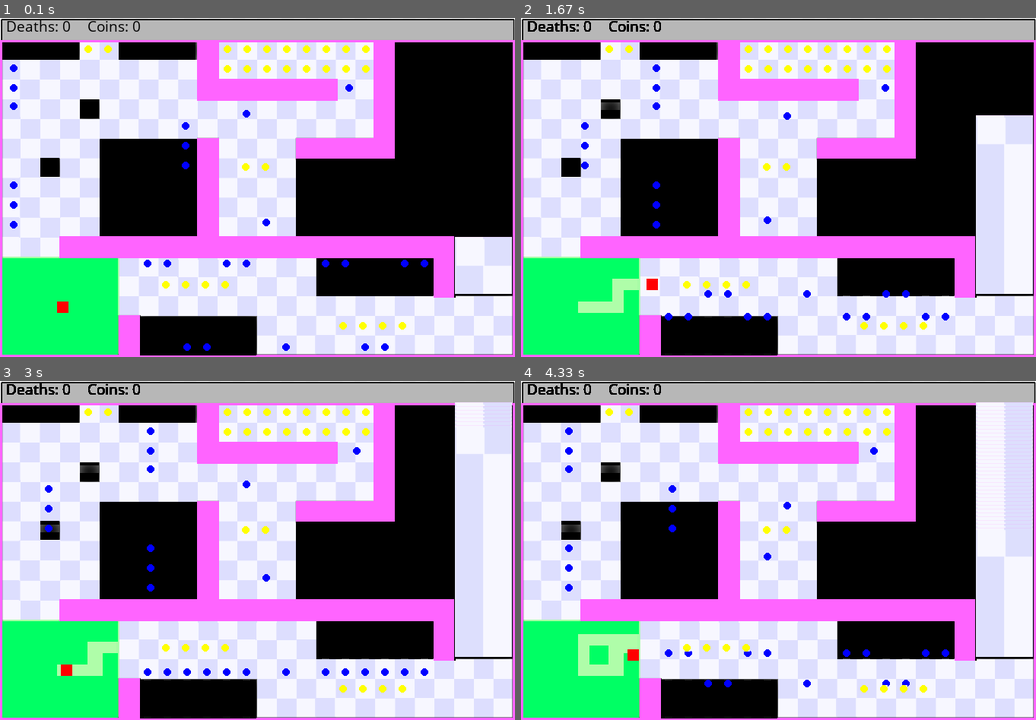
Above: before the commit, frames 1-4 (two rows, left to right).
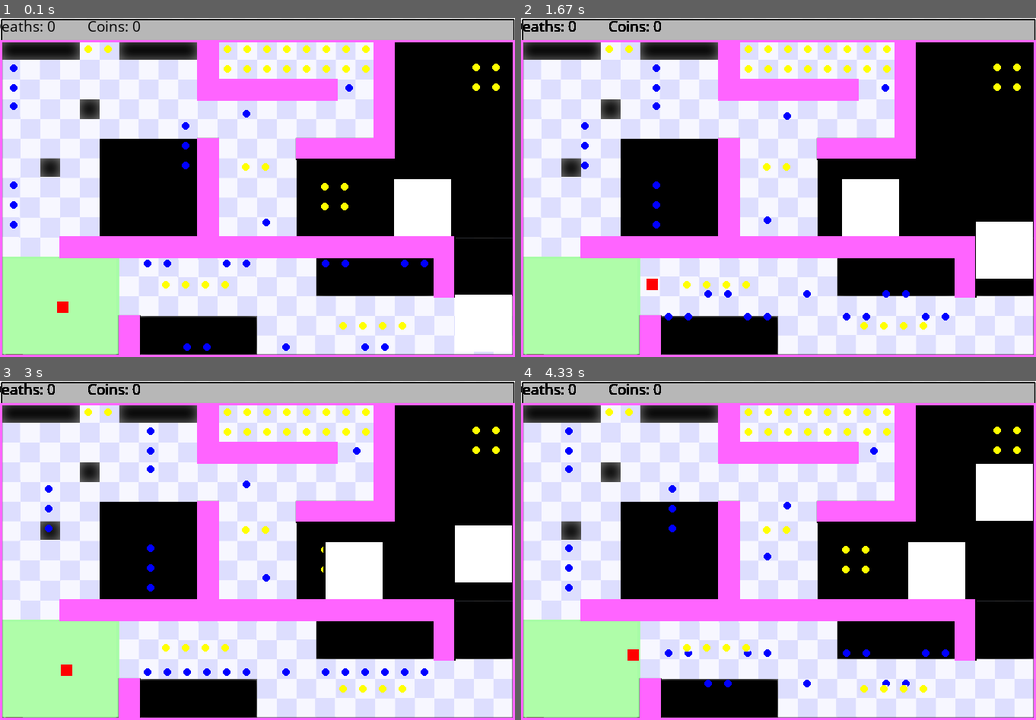
Above: after the commit, the same moments.

Repository: amangla20/CS550
Game: pygame game, started from WorldsHardestGame/worldshardest.py
Same seed, same stepped clock (60 frames per second), same inputs: the game is played once before the commit and once after it.
Inputs (mouse positions are in pixels of both pictures, inside the frame that each line leads up to):
- Up to frame 1 (0.1 s): no input
- Up to frame 2 (1.67 s): hold Right 0.33-0.8 s; move the mouse to (757, 201) at 0.37 s; hold Up 0.83-1.13 s; hold Right 1.17-1.63 s
- Up to frame 3 (3 s): hold Left 1.67-2.2 s; hold Down 2.23-2.53 s; hold Left 2.57-2.97 s
- Up to frame 4 (4.33 s): hold Up 3-3.37 s; hold Right 3.4-4.03 s; hold Down from 4.07 s (still down)

The runs differ from the first frame. In frame 1, 13% of the frame differs, in the area x 0-100%, y 0-100%; in frame 2, 14%; in frame 3, 17%; in frame 4, 16%.

Commit message:
sonalis code?

Diff:
--- a/WorldsHardestGame/balls.csv
+++ b/WorldsHardestGame/balls.csv
@@ -51,4 +51,13 @@
 477,405,0,0,0,3,255,255,0
 503,405,0,0,0,3,255,255,0
 529,405,0,0,0,3,255,255,0
-598,288,32,290,-5,4,255,255,255
+626,65,0,0,0,3,255,255,0
+652,65,0,0,0,3,255,255,0
+626,91,0,0,0,3,255,255,0
+652,91,0,0,0,3,255,255,0
+427,222,0,0,0,3,255,255,0
+453,222,0,0,0,3,255,255,0
+427,248,0,0,0,3,255,255,0
+453,248,0,0,0,3,255,255,0
+598,367,32,368,-3,4,255,255,255
+521,212,525,388,-3,5,255,255,255
--- a/WorldsHardestGame/barriers.csv
+++ b/WorldsHardestGame/barriers.csv
@@ -1,4 +1,3 @@
-Posx,Posy,Dimw,Dimh,Kind
 0,29,3,446,1
 0,29,677,3,1
 674,29,3,446,1
--- a/WorldsHardestGame/barriers.py
+++ b/WorldsHardestGame/barriers.py
@@ -1,16 +1,13 @@
-import pygame, sys
+import pygame
 import csv
 from init_barrier import Create
-from player2 import Player
-class Barriers(pygame.sprite.Sprite):
+class Barriers():
 
-
-#Kind 1 is a purple wall - if player comes into contact, it cannot move up/left/down/right into wall
-#Kind 2 is black space - if player comes into contact, it dies, coins return to screen, and it must go back to starting location, increment death variable
-# Kind 3 is green space - if player comes into contact with this, check if they've collected all the coins, if so they win, if not do nothing
+# def makeGreenSpace():
+# 	gs = Wall(3, 316, 152, 127, surface, 3)
+# 	gs.display()
 
 	def __init__(self, surface):
-		#self.surface = surface
 		super().__init__()
 		self.surface = surface
 		self.barriers = []
@@ -21,26 +18,21 @@
 
 
 
-	def display(self,):
-		for location in self.barriers:
-			if location.getKind() == "1": #purple walls
-				pygame.draw.rect(self.surface, (255, 100, 255), (int(location.getPosx()), int(location.getPosy()), int(location.getDimw()), int(location.getDimh())))
+	def display(self, choice):
+		if choice == False:
+			for location in self.barriers:
+				if location.getKind() == 1: #purple walls
+					pygame.draw.rect(self.surface, (255, 100, 255), (location.getPosx(), location.getPosy(), location.getDimw(), location.getDimh()))
 
-			elif location.getKind() == "2": #black space
-				pygame.draw.rect(self.surface, (0,0,0), (int(location.getPosx()), int(location.getPosy()), int(location.getDimw()), int(location.getDimh())))
+		else:
+			for location in self.barriers:
+				if location.getKind() == 2: #black space
+					pygame.draw.rect(self.surface, (0,0,0), (location.getPosx(), location.getPosy(), location.getDimw(), location.getDimh()))
 
-			elif location.getKind() == "3":
-				#green safe space
-				pygame.draw.rect(self.surface, (0, 255, 100), (int(location.getPosx()), int(location.getPosy()), int(location.getDimw()), int(location.getDimh())))
-			#self.display.update()
+				elif location.getKind() == 3:
+					#green safe space
+					pygame.draw.rect(self.surface, (171, 254, 171), (location.getPosx(), location.getPosy(), location.getDimw(), location.getDimh()))
+				#self.display.update()
 
 	def collision(self):
-		for location in self.barriers:
-			if location.getKind() == "1": #purple walls
-				pygame.draw.rect(self.surface, (255, 100, 255), (location.getPosx(), location.getPosy(), location.getDimw(), location.getDimh()))
-			elif location.getKind() == "2": #black space
-				pygame.draw.rect(self.surface, (0,0,0), (int(location.getPosx()), int(location.getPosy()), int(location.getDimw()), int(location.getDimh())))
-
-			elif location.getKind() == "3":
-				#green safe space
-				pygame.draw.rect(self.surface, (0, 255, 100), (int(location.getPosx()), int(location.getPosy()), int(location.getDimw()), int(location.getDimh())))
+		pass
--- a/WorldsHardestGame/init_balls.py
+++ b/WorldsHardestGame/init_balls.py
@@ -1,6 +1,4 @@
-import pygame, sys
-import math
-from player2 import Player
+import pygame
 class CreateBall:
 	def __init__(self, surface, posx, posy, upperlim, lowerlim, speed, kind, rcolor, gcolor, bcolor):
 		self.surface = surface
@@ -14,43 +12,20 @@
 		self.gcolor = int(gcolor)
 		self.bcolor = int(bcolor)
 		if self.kind == 4 or self.kind == 5:
-			self.image = pygame.Surface([75, 75])
-			# transparent = white, all are 255
-			self.image.fill((self.rcolor, self.gcolor, self.bcolor))
-			self.image.set_colorkey((self.rcolor, self.gcolor, self.bcolor))
-
-			self.image = pygame.image.load("movingblock.png").convert_alpha()
-			self.image = pygame.transform.scale(self.image, (75, 75))
-			self.rect = self.image.get_rect()
-			self.pos = self.rect.move(self.posx, self.posy)
-
+			self.image = pygame.draw.rect(self.surface, (self.rcolor, self.gcolor, self.bcolor), [self.posx, self.posy, 75, 75])
 		else:
 			self.image = pygame.draw.circle(self.surface, (self.rcolor, self.gcolor, self.bcolor), [self.posx, self.posy], 5)
 
 
-	# Type 1 - balls oscillate vertically
-	# Type 2 - balls oscillzate horizontallly
-	# Type 3 - coin with speed 0
-
-	# if collide with type 1 and type 2, then death increments and coins return and player goes back to start
-	# if collides with type 3, coins increment
+	# def display(self, posx, posy, rcolor, gcolor, bcolor):
+	# 	for piece in self.balls:
+	# 		if piece.kind == "1":
+	# 			pygame.draw.circle(self.surface, (int(rcolor), int(gcolor), int(bcolor)), [int(piece.posx), int(newposy)], 5)
 	def oscillate_direction(self):
-		if self.kind == 1:
+		if self.kind == 1 or self.kind == 4:
 			self.oscillate_vertical()
 		elif self.kind == 2 or self.kind == 3 or self.kind == 5:
 			self.oscillate_horizontal()
-		elif self.kind == 4:
-			self.oscillate_vertical()
-			# if self.posy >= self.lowerlim:
-			# 	self.speed = -1 * self.speed
-			# if self.posy <= self.upperlim:
-			# 	self.speed = -1 * self.speed
-			# self.rect = self.image.get_rect()
-			# self.pos = self.pos.move(0, self.speed)
-			# return self.pos
-			# self.rect = self.rect.move(self.posx, self.posy + self.speed)
-			# self.surface.blit(self.image, self.rect)
-			# return self.rect
 
 	def oscillate_vertical(self):
 			if self.posy >= self.lowerlim:
--- a/WorldsHardestGame/init_barrier.py
+++ b/WorldsHardestGame/init_barrier.py
@@ -1,29 +1,28 @@
-import pygame, sys
 class Create:
 	def __init__(self, posx, posy, dimw, dimh, kind):
-		self.posx = posx
-		self.posy = posy
-		self.dimw = dimw
-		self.dimh = dimh
-		self.kind = kind
+		self.posx = int(posx)
+		self.posy = int(posy)
+		self.dimw = int(dimw)
+		self.dimh = int(dimh)
+		self.kind = int(kind)
 
 	def getPosx(self):
 		return self.posx
 	def setPosx(self):
-		self.posx = posx
+		self.posx = int(posx)
 	def getPosy(self):
 		return self.posy
 	def setPosy(self):
-		self.posy = posy
+		self.posy = int(posy)
 	def getDimw(self):
 		return self.dimw
 	def setDimw(self):
-		self.dimw = dimw
+		self.dimw = int(dimw)
 	def getDimh(self):
 		return self.dimh
 	def setDimh(self):
-		self.dimh = dimh
+		self.dimh = int(dimh)
 	def getKind(self):
 		return self.kind
 	def setKind(self):
-		self.kind = kind
+		self.kind = int(kind)
--- a/WorldsHardestGame/worldshardest.py
+++ b/WorldsHardestGame/worldshardest.py
@@ -4,30 +4,21 @@
 import csv
 from player2 import Player
 import math
-# ADD THE Q QUIT FEATURE AND TWEAK START AND END SCREEN
+
+gameState = 0
 pygame.display.init()
 pygame.init()
 Clock = pygame.time.Clock()
-#print(pygame.font.get_fonts())
-# instruct_screen()
 surface = pygame.display.set_mode((677,446))
-gameState = 0
+wall = Barriers(surface)
+wall.display(True)
 def loadBackground():
 	surface.blit(background, rect)
-	wall.display()
+	wall.display(True)
 	player = Player(surface, background, 75, 373, (255,0,0),15,15)
-	print(player.color)
-	# surface.blit(background, player.image, player.image)
-	# load_balls()
-	for ball in balls:
-		if ball.kind < 4:
-			surface.blit(background, ball.image, ball.image)
-			ball.oscillate_direction()
-		if ball.kind >= 4:
-			print(ball.posx, " moving block x")
-			print(ball.posy, "moving block y")
-			surface.blit(ball.image, (ball.posx, ball.posy))
-			ball.oscillate_direction()
+	for ball in balls:
+		surface.blit(background, ball.image, ball.image)
+		ball.oscillate_direction()
 def text_display(message, posx, posy, color):
 	text_font = pygame.font.SysFont("comicsansms", 20)
 	text = text_font.render(message, True, color)
@@ -50,7 +41,6 @@
 		btn_rect = btn.get_rect()
 		btn_rect.center = (x + (w/2), (y + (h/2)))
 		surface.blit(btn, btn_rect)
-
 def instruct_screen():
 	surface.fill((255, 255, 255))
 	text_display("HOW TO PLAY", 677/2, 446/2, (0, 0, 0))
@@ -62,21 +52,25 @@
 	button("START!", 677/2, 446 * 2/3, 200, 50, (0, 255, 0), (0, 180, 0))
 
 
-
+# instruct_screen()
+# start_screen()
 death = 0
 coins = 0
+safe = False
 total_coins = 0
 coins_gotten = []
 done = False
+noMoveLeft = False
 noMoveRight = False
+noMoveUp = False
+noMoveDown = False
 background = pygame.image.load('background.png')
 background = pygame.transform.scale(background,(677,446))
 rect = background.get_rect()
 rect = rect.move((0,0))
 surface.blit(background,rect)
 
-wall = Barriers(surface)
-wall.display()
+
 def load_balls():
 	balls = []
 	with open('balls.csv') as csv_file:
@@ -90,23 +84,25 @@
 balls = load_balls()
 
 
-#all_sprites_list = pygame.sprite.Group()
+
 #player = Player(surface, background, (255, 0, 0), 15, 15)
 player = Player(surface, background, 75, 373, (255,0,0),15,15)
-# player.rect.x = 0
-# player.rect.y = 0
-#all_sprites_list.add(player)
-
-for ball in balls:
-	if ball.kind == 3:
-		total_coins += 1
-def checkCoins():
-	if len(coins_gotten) == total_coins:
-		# will convert to textual message
-		print("Ok, so now you have all of the coins! You just have to survive to make it to home base in order to win the world's hardest game.")
+
+
+
 def collision_detection():
 	global death
 	global coins
+	global safe
+	global player
+	global noMoveLeft
+	global noMoveRight
+	global noMoveUp
+	global noMoveDown
+	noMoveRight = False
+	noMoveLeft = False
+	noMoveUp = False
+	noMoveDown = False
 	for ball in balls:
 		# position of bottom right corner of player is (posx + 15, posy + 15)
 		# center of player is (posx + 7.5, posy + 7.5)
@@ -124,22 +120,59 @@
 				#player.posy = 373
 			elif ball.kind == 3:
 				coins += 1
-				# ball.posx = 1000
-				# ball.posy = 1000
 				balls.remove(ball)
 				coins_gotten.append(ball)
-			# elif ball.kind == 4:
-			# 	if ball.speed == 5:
-			# 		player.moveUp(ball.speed)
-			# 	elif ball.speed == -5:
-			# 		player.moveDown(-1 * ball.speed)
-
-# def wall_collision():
-# 	for barrier in wall.barriers:
-# 		print(int(barrier.posx))
-# 		if barrier.getKind() == 1:
-# 			if int(barrier.posx) == player.posx:
-# 				noMoveRight = True
+
+	for barrier in wall.barriers:
+		if (barrier.getPosx() -7 )<= player.posx +7.5 <=(barrier.getPosx() + barrier.getDimw() +7) and (barrier.getPosy() -7) <= player.posy +7.5 <= (barrier.getPosy() + barrier.getDimh() + 7):
+			if barrier.getKind() == 2 and safe == False:
+				death += 1
+				coins = 0
+				for ball in coins_gotten:
+					balls.append(ball)
+				player.posx = 75
+				player.posy = 373
+				loadBackground()
+
+			if barrier.getKind() == 1:
+				if player.posx <= barrier.getPosx():
+					noMoveRight = True
+				if player.posx >= barrier.getPosx():
+					noMoveLeft = True
+				if player.posy <= barrier.getPosy():
+					noMoveDown = True
+				if player.posy >= barrier.getPosy():
+					noMoveUp = True
+
+	for ball in balls:
+		if (ball.posx -16)<= player.posx +7.5 <=(ball.posx + 75 +16) and (ball.posy -16) <= player.posy +7.5 <= (ball.posy + 75 +16):
+			if ball.kind == 4:
+				safe = True
+				if ball.speed > 0:
+					surface.blit(background, player.image, player.image)
+					player.moveDown(3)
+				if ball.speed < 0:
+					surface.blit(background, player.image, player.image)
+					player.moveUp(3)
+			# if ball.kind == 5:
+			# 	safe = True
+			# 	if ball.speed < 0:
+			# 		player.moveLeft(3)
+			# 	if ball.speed > 0:
+			# 		player.moveRight(3)
+
+			else:
+				safe = False
+				#player = Player(surface, background, ball.posx, ball.posy, (255,0,0),15,15)
+
+for ball in balls:
+	if ball.kind == 3:
+		total_coins += 1
+def checkCoins():
+	if len(coins_gotten) == total_coins:
+		# will convert to textual message
+		print("Ok, so now you have all of the coins! You just have to survive to make it to home base in order to win the world's hardest game.")
+
 while not done:
 	location = pygame.mouse.get_pos()
 	print(location)
@@ -154,10 +187,9 @@
 		pass
 	print(death)
 	print(coins)
-	#wall.display()
 	collision_detection()
 	# wall_collision()
-	text_display("Deaths: " + str(death), 50, 10, (0, 0, 0))
+	text_display("Deaths: " + str(death), 30, 10, (0, 0, 0))
 	text_display("Coins: " + str(coins), 150, 10, (0, 0, 0))
 	# font = pygame.font.SysFont("comicsansms", 20)
 	# death_text = font.render("hey", True, (0, 0, 0))
@@ -165,34 +197,25 @@
 	# death_rect.center = (x + (w/2), (y + (h/2)))
 	# surface.blit(death_text, death_rect)
 	for ball in balls:
-		if ball.kind < 4:
-			surface.blit(background, ball.image, ball.image)
-			ball.oscillate_direction()
-		if ball.kind >= 4:
-			print(ball.posx, " moving block x")
-			print(ball.posy, "moving block y")
-			surface.blit(ball.image, (ball.posx, ball.posy))
-			ball.oscillate_direction()
-			# surface.blit(ball.image, ball.oscillate_direction())
-			# surface.blit(ball.image, (ball.posx, ball.posy))
+		surface.blit(background, ball.image, ball.image)
+		ball.oscillate_direction()
 
 
 	for event in pygame.event.get():
 		if event.type == pygame.QUIT:
 			done = True
-		elif event.type == pygame.KEYDOWN:
-			if event.key == pygame.K_q:
-				done = True
 	keys = pygame.key.get_pressed()
 	if keys[pygame.K_LEFT]:
-		#if player.rect.x > 0:
-		if player.posx>0:
-			surface.blit(background, player.image, player.image)
-			player.moveLeft(5)
+		if player.posx > 5:
+			if noMoveLeft == False:
+				surface.blit(background, player.image, player.image)
+				player.moveLeft(5)
+			else:
+				pass
 
 	if keys[pygame.K_RIGHT]:
 		#if player.rect.x < 677 - player.rect.width:
-		if player.posx < 677 - player.width:
+		if player.posx < 671 - player.width:
 			if noMoveRight == False:
 				surface.blit(background, player.image, player.image)
 				player.moveRight(5)
@@ -201,19 +224,22 @@
 
 	if keys[pygame.K_UP]:
 		#if player.rect.y > 0:
-		if player.posy > 0:
-			surface.blit(background, player.image, player.image)
-			player.moveUp(5)
+		if player.posy > 34:
+			if noMoveUp == False:
+				surface.blit(background, player.image, player.image)
+				player.moveUp(5)
+
+			else:
+				pass
 
 	if keys[pygame.K_DOWN]:
 		#if player.rect.y < 446 - player.rect.height:
-		if player.posy < 446 - player.height:
-			surface.blit(background, player.image, player.image)
-			player.moveDown(5)
-
-
-
-	#all_sprites_list.update()
-
+		if player.posy < 442 - player.height:
+			if noMoveDown == False:
+				surface.blit(background, player.image, player.image)
+				player.moveDown(5)
+			else:
+				pass
+	wall.display(False)
 	msElapsed = Clock.tick(20)
 	pygame.display.flip()
